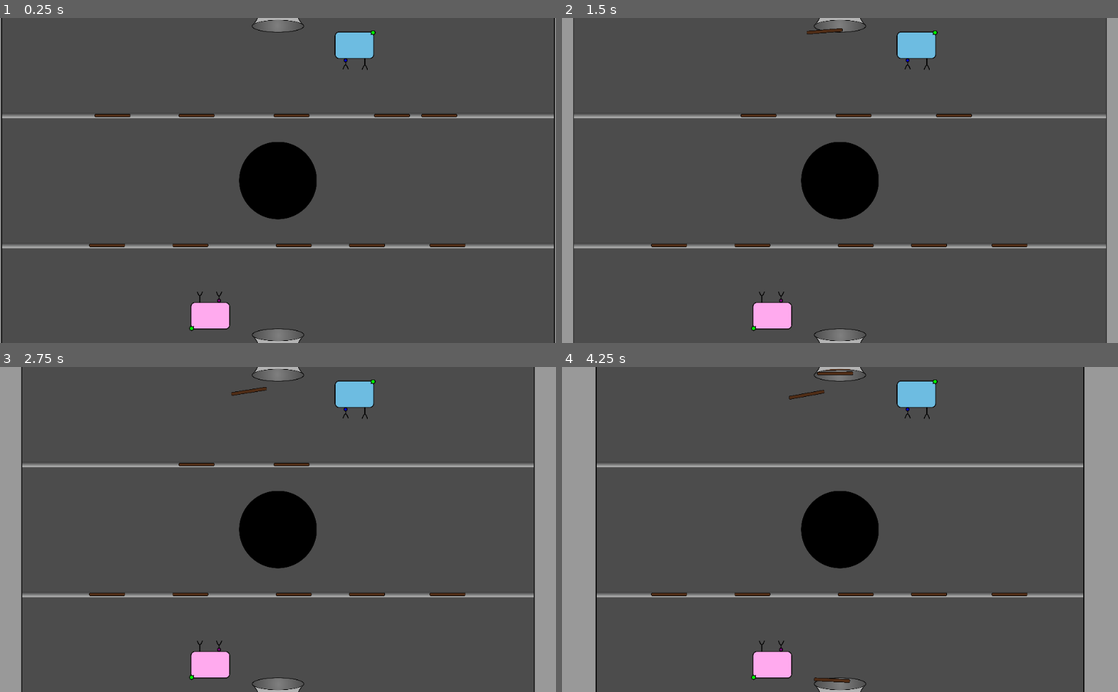
Above: before the commit, frames 1-4 (two rows, left to right).
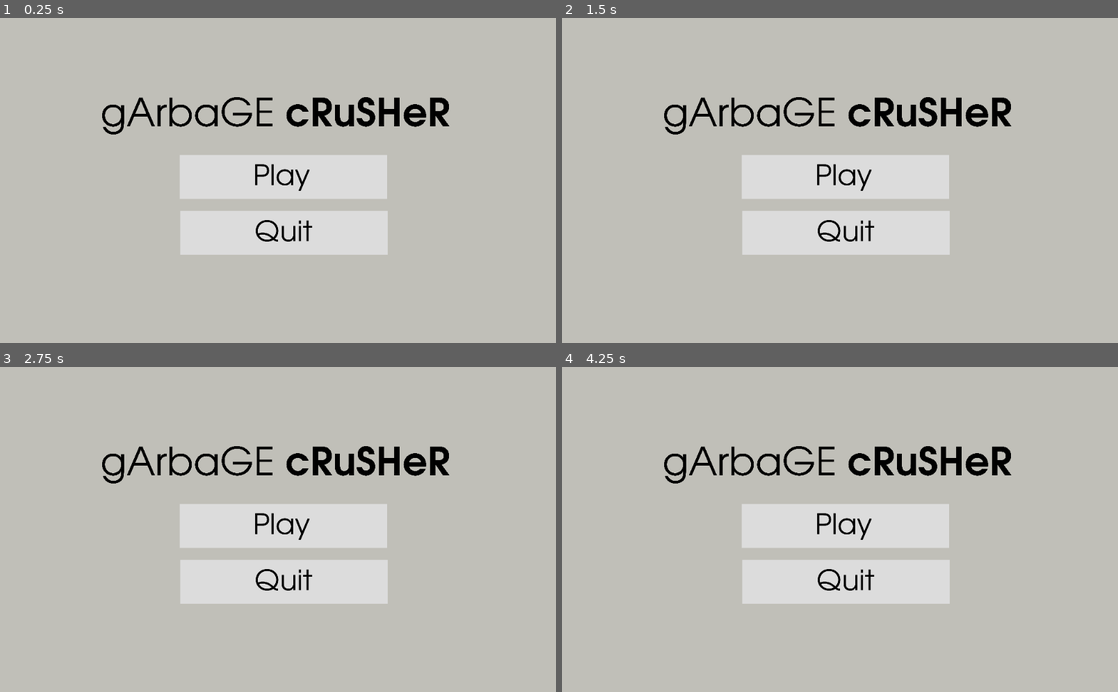
Above: after the commit, the same moments.

Repository: hgcummings/garbage-crusher
Game: Godot game, scene res://StartMenu.tscn
The game is run twice, just before and just after one commit, with the same random seed, the same clock (stepped at 60 frames per second) and the same inputs. Before the commit the project starts from res://Main.tscn.
Inputs (mouse positions are in pixels of both pictures, inside the frame that each line leads up to):
- Up to frame 1 (0.25 s): no input
- Up to frame 2 (1.5 s): tap Enter at 0.5 s; move the mouse to (673, 115) at 0.52 s; click (673, 115) at 0.67 s; tap Space at 1.25 s; move the mouse to (1001, 115) at 1.27 s; click (1001, 115) at 1.42 s
- Up to frame 3 (2.75 s): move the mouse to (394, 464) at 2.02 s; click (394, 464) at 2.17 s
- Up to frame 4 (4.25 s): tap Enter at 2.75 s; move the mouse to (756, 464) at 2.77 s; click (756, 464) at 2.92 s; tap Space at 3.5 s; move the mouse to (851, 464) at 3.52 s; click (851, 464) at 3.67 s

The runs differ from the first frame. In frame 1, 99% of the frame differs, in the area x 0-100%, y 0-100%; in frame 2, 99%; in frame 3, 99%; in frame 4, 99%.

Commit message:
Menu screen

Diff:
--- /dev/null
+++ b/StartMenu.gd
@@ -0,0 +1,25 @@
+extends Node2D
+
+func _ready():
+	$NewGame.color = Color.gainsboro
+	$Quit.color = Color.gainsboro
+
+func _on_NewGame_gui_input(event):
+	if event is InputEventMouseButton:
+		get_tree().change_scene("res://Main.tscn")
+
+func _on_NewGame_mouse_entered():
+	$NewGame.color = Color.slategray
+
+func _on_NewGame_mouse_exited():
+	$NewGame.color = Color.gainsboro
+
+func _on_Quit_gui_input(event):
+	if event is InputEventMouseButton:
+		get_tree().quit()
+
+func _on_Quit_mouse_entered():
+	$Quit.color = Color.slategray
+
+func _on_Quit_mouse_exited():
+	$Quit.color = Color.gainsboro
--- /dev/null
+++ b/StartMenu.tscn
@@ -0,0 +1,61 @@
+[gd_scene load_steps=5 format=2]
+
+[ext_resource path="res://sprites/menus/title.png" type="Texture" id=1]
+[ext_resource path="res://sprites/menus/play.png" type="Texture" id=2]
+[ext_resource path="res://StartMenu.gd" type="Script" id=3]
+[ext_resource path="res://sprites/menus/quit.png" type="Texture" id=4]
+
+[node name="StartScreen" type="Node2D"]
+script = ExtResource( 3 )
+
+[node name="Background" type="ColorRect" parent="."]
+margin_right = 1024.0
+margin_bottom = 600.0
+color = Color( 0.752941, 0.74902, 0.721569, 1 )
+
+[node name="Title" type="TextureRect" parent="Background"]
+margin_left = 188.0
+margin_top = 146.0
+margin_right = 3386.0
+margin_bottom = 491.0
+rect_scale = Vector2( 0.2, 0.2 )
+texture = ExtResource( 1 )
+
+[node name="NewGame" type="ColorRect" parent="."]
+margin_left = 331.0
+margin_top = 253.0
+margin_right = 713.0
+margin_bottom = 334.0
+rect_pivot_offset = Vector2( 334, 81 )
+color = Color( 0.419608, 0.396078, 0.352941, 1 )
+
+[node name="PlayText" type="TextureRect" parent="NewGame"]
+margin_left = 139.0
+margin_top = 17.0
+margin_right = 474.0
+margin_bottom = 179.0
+rect_scale = Vector2( 0.3, 0.3 )
+texture = ExtResource( 2 )
+
+[node name="Quit" type="ColorRect" parent="."]
+margin_left = 332.0
+margin_top = 356.0
+margin_right = 714.0
+margin_bottom = 437.0
+rect_pivot_offset = Vector2( 334, 81 )
+color = Color( 0.419608, 0.396078, 0.352941, 1 )
+
+[node name="QuitText" type="TextureRect" parent="Quit"]
+margin_left = 139.0
+margin_top = 17.0
+margin_right = 474.0
+margin_bottom = 179.0
+rect_scale = Vector2( 0.3, 0.3 )
+texture = ExtResource( 4 )
+
+[connection signal="gui_input" from="NewGame" to="." method="_on_NewGame_gui_input"]
+[connection signal="mouse_entered" from="NewGame" to="." method="_on_NewGame_mouse_entered"]
+[connection signal="mouse_exited" from="NewGame" to="." method="_on_NewGame_mouse_exited"]
+[connection signal="gui_input" from="Quit" to="." method="_on_Quit_gui_input"]
+[connection signal="mouse_entered" from="Quit" to="." method="_on_Quit_mouse_entered"]
+[connection signal="mouse_exited" from="Quit" to="." method="_on_Quit_mouse_exited"]
--- a/project.godot
+++ b/project.godot
@@ -11,8 +11,8 @@
 [application]
 
 config/name="Garbage-crusher"
-run/main_scene="res://Main.tscn"
-config/icon="res://icon.png"
+run/main_scene="res://StartMenu.tscn"
+config/icon="res://sprites/player/sprite-blue-idle.png"
 
 [global]
 
Binary file added: sprites/menus/play.png
Not shown, added: sprites/menus/play.png.import
Binary file added: sprites/menus/quit.png
Not shown, added: sprites/menus/quit.png.import
Binary file added: sprites/menus/title.png
Not shown, added: sprites/menus/title.png.import
